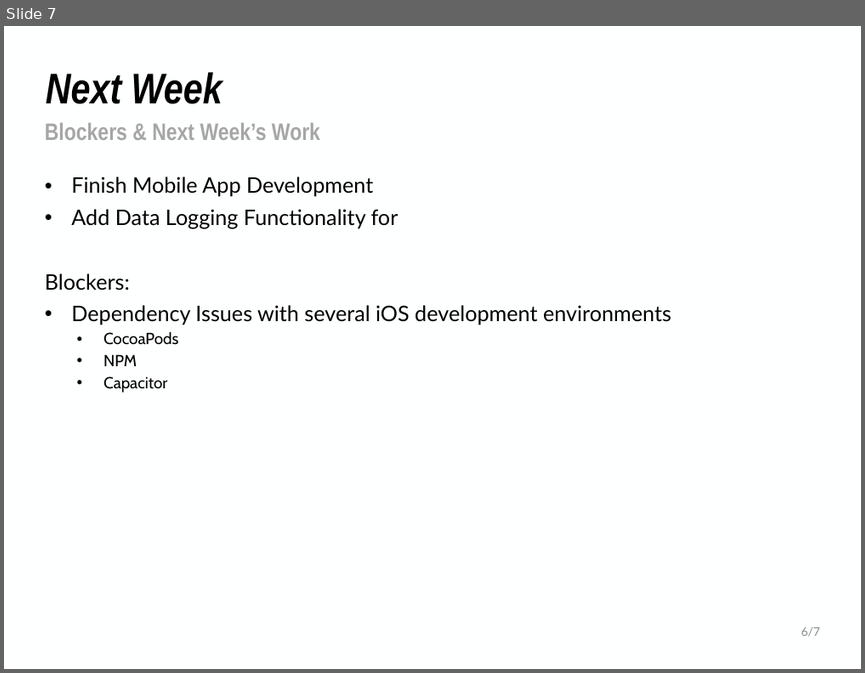
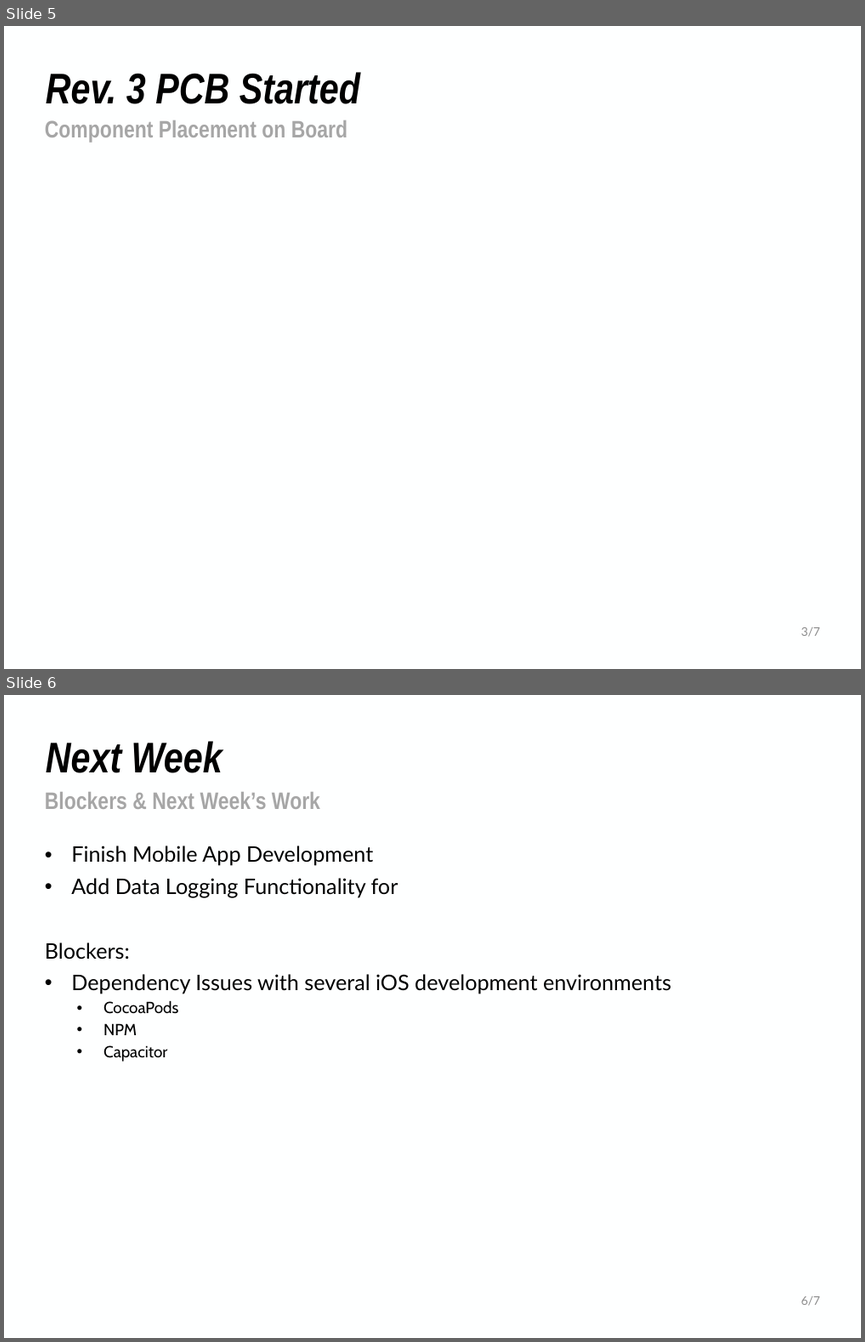
Before and after one commit to NHuang58/Biomedical_Device_PCB, a slide deck: Documentation/Slides/Week_13.pptx. Shown one above the other, each under a label of ours: slide 7 before the commit, slides 5 and 6 after it. The pictures are 865x673 and 865x1342 pixels, drawn with LibreOffice and Linux fonts; fonts in the diff are those of the drawing; background and template pictures are left out. Boxes give left, top, right and bottom in pixels: in the first picture for what was removed or moved away, otherwise in the second. Text is boxed around its words. In the diff, an @@ line names an element or a change of style, - is before the commit and + after.

```diff
--- a/Documentation/Slides/Week_13.pptx
+++ b/Documentation/Slides/Week_13.pptx
@@ slide 5 added at [4, 26, 861, 669], background #FEFFFF @@
@@ title added at [46, 72, 360, 104], 36 pt, text #000000, bold, italic @@
+Rev. 3 PCB Started
@@ text added at [45, 120, 347, 142], 20 pt, text #A6A6A6, bold @@
+Component Placement on Board
@@ text added at [801, 627, 820, 636], 10 pt, text #8C8C8C @@
+3/7
@@ what was slide 7 is now slide 6 @@
```
Also in this commit, not shown: 3 slides changed, 1 other slide added, 3 slides removed, 2 other files.
